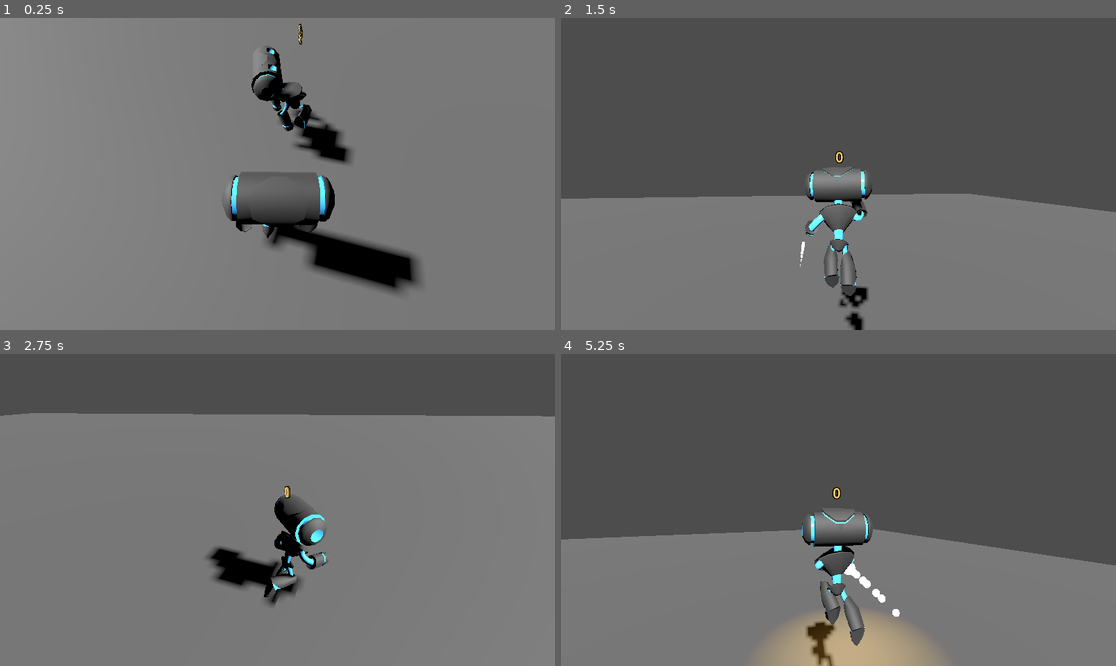
Above: before the commit, frames 1-4 (two rows, left to right).
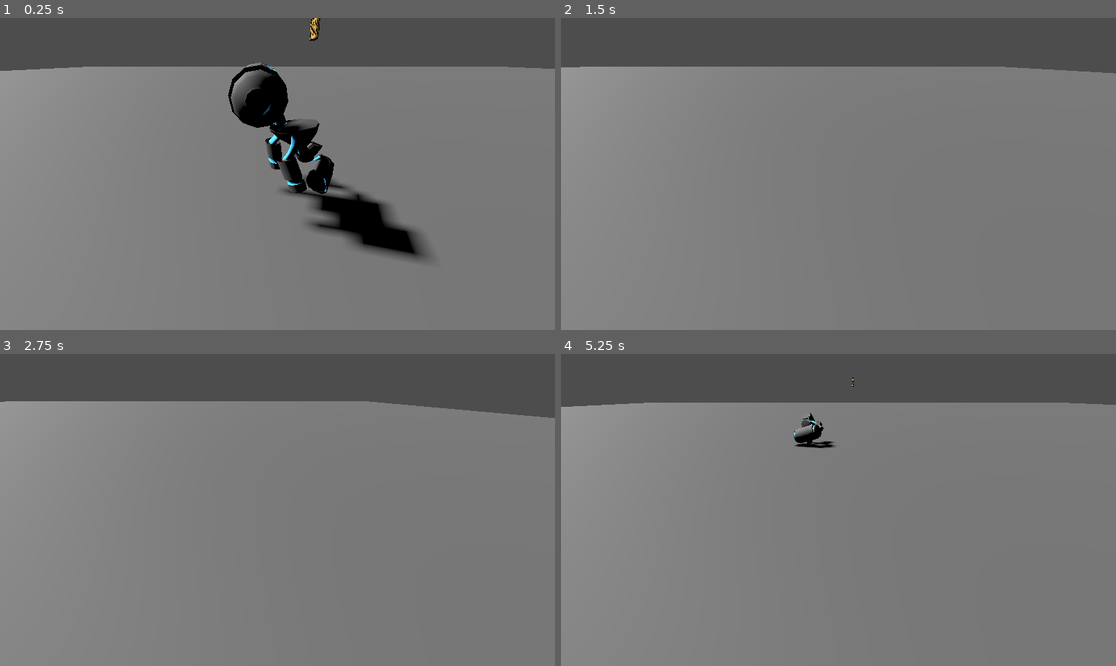
Above: after the commit, the same moments.

Repository: ambiguousname/bigmode-2025
Game: Godot game, scene res://ragdoll_test.tscn
Two runs of this game, one before a commit and one after it. Both use one fixed random seed, a clock stepped at 60 frames per second and the inputs below.
Inputs (mouse positions are in pixels of both pictures, inside the frame that each line leads up to):
- Up to frame 1 (0.25 s): no input
- Up to frame 2 (1.5 s): move the mouse to (960, 158) at 0.52 s; press the mouse at (960, 158) at 0.53 s; hold D (move_right) 0.53-1.28 s; tap Space (jump) at 0.77, 0.8, 1.07, 1.35 s; move the mouse to (727, 189) at 1.27 s; release the mouse at (727, 189) at 1.28 s; hold S (move_back) from 1.28 s (still down)
- Up to frame 3 (2.75 s): tap Space (jump) at 1.52, 1.82, 2.3 s; click (166, 525) at 1.55 s; move the mouse to (333, 441) at 2.02 s; release S (move_back) at 2.03 s; press the mouse at (333, 441) at 2.03 s; hold D (move_right) from 2.03 s (still down)
- Up to frame 4 (5.25 s): move the mouse to (810, 572) at 2.77 s; release D (move_right) at 2.78 s; release the mouse at (810, 572) at 2.78 s; hold W (move_forward) 2.78-3.53 s; click (810, 572) at 2.85 s; tap Space (jump) at 3.02, 3.32, 4.52, 4.82 s; move the mouse to (1005, 556) at 3.52 s; hold Space (jump) 3.53-4.28 s; hold A (move_left) 3.53-5.03 s; move the mouse to (672, 463) at 4.27 s; click (672, 463) at 4.35 s; move the mouse to (866, 510) at 5.02 s; press the mouse at (866, 510) at 5.03 s; hold S (move_back) from 5.03 s (still down)

The runs differ from the first frame. In frame 1, 27% of the frame differs, in the area x 0-100%, y 0-89%; in frame 2, 43%; in frame 3, 6.5%; in frame 4, 49%, in the area x 0-100%, y 7-100%.

Commit message:
Started on FPS controls

Diff:
--- /dev/null
+++ b/fps_camera.gd
@@ -0,0 +1,4 @@
+extends Camera3D
+
+func _input(event: InputEvent) -> void:
+	pass
--- a/player/player.gd
+++ b/player/player.gd
@@ -31,172 +31,15 @@
 @onready var gravity: Vector3 = ProjectSettings.get_setting("physics/3d/default_gravity") * \
 		ProjectSettings.get_setting("physics/3d/default_gravity_vector")
 
-@onready var _camera := $Target/Camera3D as Camera3D
-@onready var _animation_tree := $AnimationTree as AnimationTree
+@onready var _camera := $Camera3D as Camera3D
 
 
-func _physics_process(delta):
-	if Input.is_action_pressed("reset_position") or global_position.y < -12:
-		# Player hit the reset button or fell off the map.
-		position = initial_position
-		velocity = Vector3.ZERO
+func _physics_process(delta: float) -> void:
+	var move_dir_vec2 = Input.get_vector(&"move_left", &"move_right", &"move_forward", &"move_back")
 
-	# Update coin count and its "parallax" copies.
-	# This gives text a pseudo-3D appearance while still using Label3D instead of the more limited TextMesh.
-	%CoinCount.text = str(coins)
-	%CoinCount.get_node("Parallax").text = str(coins)
-	%CoinCount.get_node("Parallax2").text = str(coins)
-	%CoinCount.get_node("Parallax3").text = str(coins)
-	%CoinCount.get_node("Parallax4").text = str(coins)
+	var move_dir = _camera.global_basis * Vector3(move_dir_vec2.x, 0, move_dir_vec2.y);
+	move_dir.y = 0;
+	move_dir = move_dir.normalized();
 
-	velocity += gravity * delta
-
-	var anim := _Anim.FLOOR
-
-	var vertical_velocity := velocity.y
-	var horizontal_velocity := Vector3(velocity.x, 0, velocity.z)
-
-	var horizontal_direction := horizontal_velocity.normalized()
-	var horizontal_speed := horizontal_velocity.length()
-
-	# Player input.
-	var cam_basis := _camera.get_global_transform().basis
-	var movement_vec2 := Input.get_vector(&"move_left", &"move_right", &"move_forward", &"move_back")
-	var movement_direction := cam_basis * Vector3(movement_vec2.x, 0, movement_vec2.y)
-	movement_direction.y = 0
-	movement_direction = movement_direction.normalized()
-
-	var jump_attempt := Input.is_action_pressed(&"jump")
-	var shoot_attempt := Input.is_action_pressed(&"shoot")
-
-	if is_on_floor():
-		var sharp_turn := horizontal_speed > 0.1 and \
-				acos(movement_direction.dot(horizontal_direction)) > SHARP_TURN_THRESHOLD
-
-		if movement_direction.length() > 0.1 and not sharp_turn:
-			if horizontal_speed > 0.001:
-				horizontal_direction = adjust_facing(
-					horizontal_direction,
-					movement_direction,
-					delta,
-					1.0 / horizontal_speed * TURN_SPEED,
-					Vector3.UP
-				)
-			else:
-				horizontal_direction = movement_direction
-
-			if horizontal_speed < MAX_SPEED:
-				horizontal_speed += ACCEL * delta
-		else:
-			horizontal_speed -= DEACCEL * delta
-			if horizontal_speed < 0:
-				horizontal_speed = 0
-
-		horizontal_velocity = horizontal_direction * horizontal_speed
-
-		var mesh_xform := ($Player/Skeleton as Node3D).get_transform()
-		var facing_mesh := -mesh_xform.basis[0].normalized()
-		facing_mesh = (facing_mesh - Vector3.UP * facing_mesh.dot(Vector3.UP)).normalized()
-
-		if horizontal_speed > 0:
-			facing_mesh = adjust_facing(
-				facing_mesh,
-				movement_direction,
-				delta,
-				1.0 / horizontal_speed * TURN_SPEED,
-				Vector3.UP
-			)
-		var m3 := Basis(
-			-facing_mesh,
-			Vector3.UP,
-			-facing_mesh.cross(Vector3.UP).normalized()
-		).scaled(CHAR_SCALE)
-
-		$Player/Skeleton.set_transform(Transform3D(m3, mesh_xform.origin))
-
-		if not jumping and jump_attempt:
-			vertical_velocity = JUMP_VELOCITY
-			jumping = true
-			$SoundJump.play()
-
-	else:
-		anim = _Anim.AIR
-
-		if movement_direction.length() > 0.1:
-			horizontal_velocity += movement_direction * (ACCEL * AIR_ACCEL_FACTOR * delta)
-			if horizontal_velocity.length() > MAX_SPEED:
-				horizontal_velocity = horizontal_velocity.normalized() * MAX_SPEED
-		elif AIR_IDLE_DEACCEL:
-			horizontal_speed = horizontal_speed - (DEACCEL * AIR_ACCEL_FACTOR * delta)
-			if horizontal_speed < 0:
-				horizontal_speed = 0
-			horizontal_velocity = horizontal_direction * horizontal_speed
-
-		if Input.is_action_just_released("jump") and velocity.y > 0.0:
-			# Reduce jump height if releasing the jump key before reaching the apex.
-			vertical_velocity *= 0.7
-
-	if jumping and vertical_velocity < 0:
-		jumping = false
-
-	velocity = horizontal_velocity + Vector3.UP * vertical_velocity
-
-	if is_on_floor():
-		movement_dir = velocity
-
-	move_and_slide()
-
-	if shoot_blend > 0:
-		shoot_blend *= 0.97
-		if (shoot_blend < 0):
-			shoot_blend = 0
-
-	if shoot_attempt and not prev_shoot:
-		shoot_blend = SHOOT_TIME
-		var bullet := preload("res://player/bullet/bullet.tscn").instantiate() as Bullet
-		bullet.set_transform($Player/Skeleton/Bullet.get_global_transform().orthonormalized())
-		get_parent().add_child(bullet)
-		bullet.set_linear_velocity(
-			$Player/Skeleton/Bullet.get_global_transform().basis[2].normalized() * BULLET_SPEED
-		)
-		bullet.add_collision_exception_with(self)
-		$SoundShoot.play()
-
-	prev_shoot = shoot_attempt
-
-	if is_on_floor():
-		# How much the player should be blending between the "idle" and "walk/run" animations.
-		_animation_tree[&"parameters/run/blend_amount"] = horizontal_speed / MAX_SPEED
-
-		# How much the player should be running (as opposed to walking). 0.0 = fully walking, 1.0 = fully running.
-		_animation_tree[&"parameters/speed/blend_amount"] = minf(1.0, horizontal_speed / (MAX_SPEED * 0.5))
-
-	_animation_tree[&"parameters/state/blend_amount"] = anim
-	_animation_tree[&"parameters/air_dir/blend_amount"] = clampf(-velocity.y / 4 + 0.5, 0, 1)
-	_animation_tree[&"parameters/gun/blend_amount"] = minf(shoot_blend, 1.0)
-
-
-func adjust_facing(facing: Vector3, target: Vector3, step: float, adjust_rate: float, \
-		current_gn: Vector3) -> Vector3:
-	var normal := target
-	var t := normal.cross(current_gn).normalized()
-
-	var x := normal.dot(facing)
-	var y := t.dot(facing)
-
-	var ang := atan2(y,x)
-
-	if absf(ang) < 0.001:
-		return facing
-
-	var s := signf(ang)
-	ang = ang * s
-	var turn := ang * adjust_rate * step
-	var a: float
-	if ang < turn:
-		a = ang
-	else:
-		a = turn
-	ang = (ang - a) * s
-
-	return (normal * cos(ang) + t * sin(ang)) * facing.length()
+	velocity = move_dir * 20;
+	move_and_slide();
--- a/player/player.tscn
+++ b/player/player.tscn
@@ -1,105 +1,21 @@
-[gd_scene load_steps=28 format=3 uid="uid://cc4idhykjp5f5"]
+[gd_scene load_steps=4 format=3 uid="uid://cc4idhykjp5f5"]
 
 [ext_resource type="Script" path="res://player/player.gd" id="1"]
-[ext_resource type="Script" path="res://player/follow_camera.gd" id="2"]
-[ext_resource type="PackedScene" uid="uid://yd1e7ai2k5cr" path="res://player/player.glb" id="3_uccbe"]
-[ext_resource type="Texture2D" uid="uid://kujhqacj3v72" path="res://player/controls/osb_up.webp" id="4_lmv6w"]
-[ext_resource type="Texture2D" uid="uid://68sox6egj4j7" path="res://player/controls/osb_down.webp" id="5_4oxdy"]
-[ext_resource type="Texture2D" uid="uid://r6qxvqi0unib" path="res://player/controls/osb_left.webp" id="6_k2dm4"]
-[ext_resource type="AudioStream" uid="uid://cdx3i7hr2acow" path="res://player/sound_shoot.wav" id="7"]
-[ext_resource type="Texture2D" uid="uid://bw76q621n8fie" path="res://player/controls/osb_right.webp" id="7_yth2f"]
-[ext_resource type="AudioStream" uid="uid://bplqk77bffdxr" path="res://player/sound_jump.wav" id="8"]
+[ext_resource type="Script" path="res://fps_camera.gd" id="2_lf157"]
 
 [sub_resource type="CapsuleShape3D" id="1"]
 radius = 0.4
 height = 2.1
 
-[sub_resource type="AnimationNodeAnimation" id="13"]
-animation = &"run"
-
-[sub_resource type="AnimationNodeAnimation" id="14"]
-animation = &"jump"
-
-[sub_resource type="AnimationNodeAnimation" id="15"]
-animation = &"falling"
-
-[sub_resource type="AnimationNodeAnimation" id="16"]
-animation = &"shooting_standing"
-
-[sub_resource type="AnimationNodeAnimation" id="AnimationNodeAnimation_jij26"]
-animation = &"walk"
-
-[sub_resource type="AnimationNodeAnimation" id="17"]
-animation = &"idle"
-
-[sub_resource type="AnimationNodeBlend2" id="18"]
-
-[sub_resource type="AnimationNodeBlend2" id="19"]
-filter_enabled = true
-filters = ["Skeleton/Skeleton3D:MASTER", "Skeleton/Skeleton3D:chest", "Skeleton/Skeleton3D:head", "Skeleton/Skeleton3D:headtracker", "Skeleton/Skeleton3D:hip", "Skeleton/Skeleton3D:l-arm", "Skeleton/Skeleton3D:l-forearm", "Skeleton/Skeleton3D:r-arm", "Skeleton/Skeleton3D:r-forearm", "Skeleton/Skeleton3D:vent", "Skeleton/Skeleton3D:waist"]
-
-[sub_resource type="AnimationNodeBlend2" id="22"]
-
-[sub_resource type="AnimationNodeTimeScale" id="20"]
-
-[sub_resource type="AnimationNodeBlend2" id="AnimationNodeBlend2_lxtyk"]
-
-[sub_resource type="AnimationNodeBlend2" id="AnimationNodeBlend2_bivc5"]
-
-[sub_resource type="AnimationNodeBlendTree" id="23"]
-graph_offset = Vector2(-221.364, -194.029)
-nodes/Animation/node = SubResource("17")
-nodes/Animation/position = Vector2(-260, -400)
-"nodes/Animation 2/node" = SubResource("13")
-"nodes/Animation 2/position" = Vector2(-260, -160)
-"nodes/Animation 3/node" = SubResource("14")
-"nodes/Animation 3/position" = Vector2(-260, -40)
-"nodes/Animation 4/node" = SubResource("15")
-"nodes/Animation 4/position" = Vector2(-260, 80)
-"nodes/Animation 5/node" = SubResource("16")
-"nodes/Animation 5/position" = Vector2(-260, 200)
-"nodes/Animation 6/node" = SubResource("AnimationNodeAnimation_jij26")
-"nodes/Animation 6/position" = Vector2(-260, -280)
-nodes/air_dir/node = SubResource("18")
-nodes/air_dir/position = Vector2(110, 20)
-nodes/gun/node = SubResource("19")
-nodes/gun/position = Vector2(680, 140)
-nodes/output/position = Vector2(880, 140)
-nodes/run/node = SubResource("22")
-nodes/run/position = Vector2(80, -260)
-nodes/scale/node = SubResource("20")
-nodes/scale/position = Vector2(260, -120)
-nodes/speed/node = SubResource("AnimationNodeBlend2_lxtyk")
-nodes/speed/position = Vector2(-80, -200)
-nodes/state/node = SubResource("AnimationNodeBlend2_bivc5")
-nodes/state/position = Vector2(460, 10)
-node_connections = [&"air_dir", 0, &"Animation 3", &"air_dir", 1, &"Animation 4", &"gun", 0, &"state", &"gun", 1, &"Animation 5", &"output", 0, &"gun", &"run", 0, &"Animation", &"run", 1, &"speed", &"scale", 0, &"run", &"speed", 0, &"Animation 6", &"speed", 1, &"Animation 2", &"state", 0, &"scale", &"state", 1, &"air_dir"]
-
-[sub_resource type="AudioStreamRandomizer" id="AudioStreamRandomizer_basvh"]
-random_pitch = 1.03
-streams_count = 1
-stream_0/stream = ExtResource("7")
-stream_0/weight = 1.0
-
-[sub_resource type="AudioStreamRandomizer" id="AudioStreamRandomizer_axa7i"]
-random_pitch = 1.03
-streams_count = 1
-stream_0/stream = ExtResource("8")
-stream_0/weight = 1.0
-
-[sub_resource type="Gradient" id="Gradient_p2tu5"]
-interpolation_mode = 2
-offsets = PackedFloat32Array(0.2, 1)
-colors = PackedColorArray(0, 0, 0, 1, 0, 0, 0, 0)
-
-[sub_resource type="GradientTexture2D" id="GradientTexture2D_kvc1x"]
-gradient = SubResource("Gradient_p2tu5")
-fill = 1
-fill_from = Vector2(0.5, 0.5)
-fill_to = Vector2(0.5, 0.01)
-
 [node name="Player" type="CharacterBody3D"]
 script = ExtResource("1")
+
+[node name="Camera3D" type="Camera3D" parent="."]
+transform = Transform3D(1, 0, 0, 0, 0.871263, 0.490817, 0, -0.490817, 0.871263, 0, 1.595, 0)
+current = true
+fov = 74.0
+near = 0.1
+script = ExtResource("2_lf157")
 
 [node name="CollisionCapsule" type="CollisionShape3D" parent="."]
 transform = Transform3D(1, 0, 0, 0, 1, 0, 0, 0, 1, 0, 1.05, 0)
@@ -107,126 +23,3 @@
 
 [node name="Target" type="Node3D" parent="."]
 transform = Transform3D(1, 0, 0, 0, 1, 0, 0, 0, 1, 0, 1.95244, 0)
-
-[node name="Camera3D" type="Camera3D" parent="Target"]
-transform = Transform3D(1, 0, 0, 0, 0.871263, 0.490817, 0, -0.490817, 0.871263, 0, 2.59805, 1.25672)
-current = true
-fov = 74.0
-near = 0.1
-script = ExtResource("2")
-
-[node name="Player" parent="." instance=ExtResource("3_uccbe")]
-
-[node name="Skeleton3D" parent="Player/Skeleton" index="0"]
-bones/13/rotation = Quaternion(-0.000357303, 0.998602, 0.0504822, -0.0156872)
-
-[node name="Robot" parent="Player/Skeleton/Skeleton3D" index="0"]
-layers = 2
-
-[node name="Bullet" type="Marker3D" parent="Player/Skeleton" index="1"]
-transform = Transform3D(1, 0, 0, 0, 1, 0, 0, 0, 1, -1.94071, 3.6408, 3.3802)
-
-[node name="CoinCount" type="Label3D" parent="Player/Skeleton" index="2"]
-unique_name_in_owner = true
-transform = Transform3D(-3.33333, 0, -2.91409e-07, 0, 3.33333, 0, 2.91409e-07, 0, -3.33333, 0, 7.51037, 0.531589)
-double_sided = false
-no_depth_test = true
-modulate = Color(1, 0.8, 0.4, 1)
-text = "123"
-font_size = 48
-
-[node name="Parallax" type="Label3D" parent="Player/Skeleton/CoinCount"]
-transform = Transform3D(1, 0, 7.10543e-15, 0, 1, 0, -7.10543e-15, 0, 1, 0, 0, -0.01)
-double_sided = false
-no_depth_test = true
-modulate = Color(0.8, 0.64, 0.32, 1)
-text = "123"
-font_size = 48
-
-[node name="Parallax2" type="Label3D" parent="Player/Skeleton/CoinCount"]
-transform = Transform3D(1, 0, 7.10543e-15, 0, 1, 0, -7.10543e-15, 0, 1, 0, 0, -0.02)
-double_sided = false
-no_depth_test = true
-modulate = Color(0.6, 0.48, 0.24, 1)
-text = "123"
-font_size = 48
-
-[node name="Parallax3" type="Label3D" parent="Player/Skeleton/CoinCount"]
-transform = Transform3D(1, 0, 7.10543e-15, 0, 1, 0, -7.10543e-15, 0, 1, 0, 0, -0.03)
-double_sided = false
-no_depth_test = true
-modulate = Color(0.4, 0.318667, 0.156, 1)
-text = "123"
-font_size = 48
-
-[node name="Parallax4" type="Label3D" parent="Player/Skeleton/CoinCount"]
-transform = Transform3D(1, 0, 7.10543e-15, 0, 1, 0, -7.10543e-15, 0, 1, 0, 0, -0.04)
-double_sided = false
-no_depth_test = true
-modulate = Color(0.2, 0.159333, 0.078, 1)
-text = "123"
-font_size = 48
-
-[node name="AnimationTree" type="AnimationTree" parent="."]
-tree_root = SubResource("23")
-anim_player = NodePath("../Player/AnimationPlayer")
-active = true
-parameters/air_dir/blend_amount = 0.0
-parameters/gun/blend_amount = 0.0
-parameters/run/blend_amount = 0.0
-parameters/scale/scale = 1.5
-parameters/speed/blend_amount = 0
-parameters/state/blend_amount = 0.0
-
-[node name="Forward" type="TouchScreenButton" parent="."]
-visible = false
-position = Vector2(72, 301)
-texture_normal = ExtResource("4_lmv6w")
-texture_pressed = ExtResource("4_lmv6w")
-passby_press = true
-action = "move_forward"
-visibility_mode = 1
-
-[node name="Backward" type="TouchScreenButton" parent="."]
-visible = false
-position = Vector2(72, 365)
-texture_normal = ExtResource("5_4oxdy")
-texture_pressed = ExtResource("5_4oxdy")
-passby_press = true
-action = "move_backwards"
-visibility_mode = 1
-
-[node name="Left" type="TouchScreenButton" parent="."]
-visible = false
-position = Vector2(29, 332)
-texture_normal = ExtResource("6_k2dm4")
-texture_pressed = ExtResource("6_k2dm4")
-passby_press = true
-action = "move_left"
-visibility_mode = 1
-
-[node name="Right" type="TouchScreenButton" parent="."]
-visible = false
-position = Vector2(114, 332)
-texture_normal = ExtResource("7_yth2f")
-texture_pressed = ExtResource("7_yth2f")
-passby_press = true
-action = "move_right"
-visibility_mode = 1
-
-[node name="SoundShoot" type="AudioStreamPlayer" parent="."]
-stream = SubResource("AudioStreamRandomizer_basvh")
-
-[node name="SoundJump" type="AudioStreamPlayer" parent="."]
-stream = SubResource("AudioStreamRandomizer_axa7i")
-volume_db = -6.0
-
-[node name="BlobShadow" type="Decal" parent="."]
-size = Vector3(1.6, 12, 1.6)
-texture_albedo = SubResource("GradientTexture2D_kvc1x")
-albedo_mix = 0.8
-upper_fade = 3.99999
-lower_fade = 1.0
-cull_mask = 1048573
-
-[editable path="Player"]
--- a/ragdoll_test.tscn
+++ b/ragdoll_test.tscn
@@ -404,8 +404,8 @@
 [node name="Physical Bone chest" type="PhysicalBone3D" parent="Skeleton/Skeleton3D/PhysicalBoneSimulator3D"]
 transform = Transform3D(3.33333, 3.34841e-07, 2.78554e-06, 2.79154e-06, -0.0649315, -3.3327, -2.80517e-07, 3.3327, -0.0649315, 0, 3.84343, 0.416192)
 joint_type = 1
-joint_offset = Transform3D(1, 0, 0, 0, 1, 0, 0, 0, 1, -1.57648e-07, -1.01828e-06, 0.187358)
-body_offset = Transform3D(3.33333, -2.50111e-12, 2.80475e-06, 2.80475e-06, 2.84612e-06, -3.33333, 5.68434e-14, 3.33333, 2.84612e-06, 0, 0.624528, 2.86102e-06)
+joint_offset = Transform3D(1, 0, 0, 0, 1, 0, 0, 0, 1, -1.57648e-07, -1.01954e-06, 0.187358)
+body_offset = Transform3D(3.33333, -2.50111e-12, 2.80475e-06, 2.80475e-06, 2.86847e-06, -3.33333, 5.68434e-14, 3.33333, 2.86847e-06, 0, 0.624528, 2.86102e-06)
 bone_name = "chest"
 joint_constraints/bias = 0.3
 joint_constraints/damping = 1.0
@@ -429,10 +429,10 @@
 shape = SubResource("CapsuleShape3D_bhghn")
 
 [node name="Physical Bone r-arm" type="PhysicalBone3D" parent="Skeleton/Skeleton3D/PhysicalBoneSimulator3D"]
-transform = Transform3D(2.19, -1.37859, -2.10107, 1.95056, -0.824634, 2.57418, -1.58441, -2.92071, 0.264924, 1.23561, 3.62911, 0.489046)
-joint_type = 1
-joint_offset = Transform3D(1, 0, 0, 0, 1, 0, 0, 0, 1, 5.32852e-06, -8.57675e-07, 0.140325)
-body_offset = Transform3D(3.33333, 2.26498e-06, -1.78367e-05, -1.79857e-05, -1.3411e-07, -3.33333, -2.86102e-06, 3.33333, -1.49012e-08, -1.52588e-05, 0.467751, 2.86102e-06)
+transform = Transform3D(2.19, -1.37859, -2.10107, 1.95056, -0.824634, 2.57418, -1.58441, -2.92071, 0.264924, 1.2356, 3.62911, 0.489047)
+joint_type = 1
+joint_offset = Transform3D(1, 0, 0, 0, 1, 0, 0, 0, 1, 5.91452e-06, -8.64575e-07, 0.140325)
+body_offset = Transform3D(3.33333, 2.38419e-06, -1.81645e-05, -1.79857e-05, 1.04308e-07, -3.33333, -2.86102e-06, 3.33333, 1.49012e-07, -1.71661e-05, 0.467751, 2.86102e-06)
 bone_name = "r-arm"
 joint_constraints/bias = 0.3
 joint_constraints/damping = 1.0
@@ -445,8 +445,8 @@
 [node name="Physical Bone l-arm" type="PhysicalBone3D" parent="Skeleton/Skeleton3D/PhysicalBoneSimulator3D"]
 transform = Transform3D(2.19, 1.3786, 2.10107, -1.95055, -0.824635, 2.57418, 1.58441, -2.92071, 0.264923, -1.23563, 3.62912, 0.489035)
 joint_type = 1
-joint_offset = Transform3D(1, 0, 0, 0, 1, 0, 0, 0, 1, 2.49284e-06, -2.74183e-07, 0.140327)
-body_offset = Transform3D(3.33333, -1.19209e-07, 1.55419e-05, 1.54674e-05, -3.57628e-07, -3.33333, -1.19209e-07, 3.33333, -2.83122e-07, -1.04904e-05, 0.467758, 9.53674e-07)
+joint_offset = Transform3D(1, 0, 0, 0, 1, 0, 0, 0, 1, 2.49409e-06, -2.76065e-07, 0.140328)
+body_offset = Transform3D(3.33333, 0, 1.55121e-05, 1.54674e-05, -2.98023e-07, -3.33333, -1.19209e-07, 3.33333, -2.38419e-07, -1.04904e-05, 0.467758, 9.53674e-07)
 bone_name = "l-arm"
 joint_constraints/bias = 0.3
 joint_constraints/damping = 1.0
@@ -473,8 +473,8 @@
 [node name="Physical Bone r-leg" type="PhysicalBone3D" parent="Skeleton/Skeleton3D/PhysicalBoneSimulator3D"]
 transform = Transform3D(-3.26516, 0.412626, -0.528776, -0.59976, -0.619802, 3.21982, 0.300254, 3.24911, 0.681368, 0.626687, 0.882577, 0.469338)
 joint_type = 1
-joint_offset = Transform3D(1, 0, 0, 0, 1, 0, 0, 0, 1, -3.08726e-08, -1.06424e-06, 0.21461)
-body_offset = Transform3D(3.33328, -3.8147e-06, 7.14511e-06, 2.31713e-06, -5.96046e-07, -3.33333, 0, 3.33332, -1.01328e-05, -1.43051e-06, 0.715368, 5.72205e-06)
+joint_offset = Transform3D(1, 0, 0, 0, 1, 0, 0, 0, 1, -2.75149e-08, -1.06807e-06, 0.214611)
+body_offset = Transform3D(3.33328, -3.8147e-06, 7.09295e-06, 2.31713e-06, -5.96046e-07, -3.33333, 0, 3.33332, -1.00732e-05, -1.43051e-06, 0.715368, 5.72205e-06)
 bone_name = "r-leg"
 joint_constraints/bias = 0.3
 joint_constraints/damping = 1.0
@@ -487,8 +487,8 @@
 [node name="Physical Bone l-thigh" type="PhysicalBone3D" parent="Skeleton/Skeleton3D/PhysicalBoneSimulator3D"]
 transform = Transform3D(3.21919, 0.180769, 0.845727, -0.769139, -0.891978, 3.11832, 0.395419, -3.20668, -0.819723, -0.431442, 1.87511, 0.536297)
 joint_type = 1
-joint_offset = Transform3D(1, 0, 0, 0, 1, 0, 0, 0, 1, 3.90348e-06, -1.77195e-06, 0.0966961)
-body_offset = Transform3D(3.33328, -8.9407e-08, 3.51667e-06, 3.62843e-06, 1.96695e-06, -3.33333, 5.96046e-08, 3.33332, 1.90735e-06, -1.33514e-05, 0.32232, 5.72205e-06)
+joint_offset = Transform3D(1, 0, 0, 0, 1, 0, 0, 0, 1, 3.90521e-06, -1.77022e-06, 0.0966964)
+body_offset = Transform3D(3.33328, -8.9407e-08, 3.45707e-06, 3.62843e-06, 1.96695e-06, -3.33333, 5.96046e-08, 3.33332, 1.84774e-06, -1.33514e-05, 0.322321, 5.72205e-06)
 bone_name = "l-thigh"
 joint_constraints/bias = 0.3
 joint_constraints/damping = 1.0
@@ -499,10 +499,10 @@
 shape = SubResource("CapsuleShape3D_4n0nl")
 
 [node name="Physical Bone l-leg" type="PhysicalBone3D" parent="Skeleton/Skeleton3D/PhysicalBoneSimulator3D"]
-transform = Transform3D(-3.26516, -0.412638, 0.528767, 0.599756, -0.619821, 3.21982, -0.300264, 3.2491, 0.681389, -0.626681, 0.882586, 0.469321)
-joint_type = 1
-joint_offset = Transform3D(1, 0, 0, 0, 1, 0, 0, 0, 1, 3.20434e-07, 4.24124e-06, 0.214609)
-body_offset = Transform3D(3.33328, 2.83122e-06, -4.97699e-06, -2.94298e-07, -4.76837e-07, -3.33333, 8.64267e-07, 3.33332, -8.10623e-06, 0, 0.715364, -1.23978e-05)
+transform = Transform3D(-3.26516, -0.412638, 0.528767, 0.599756, -0.619821, 3.21982, -0.300264, 3.2491, 0.681388, -0.626681, 0.882587, 0.469321)
+joint_type = 1
+joint_offset = Transform3D(1, 0, 0, 0, 1, 0, 0, 0, 1, 3.23552e-07, 4.24892e-06, 0.214609)
+body_offset = Transform3D(3.33328, 2.77162e-06, -5.02542e-06, -2.45869e-07, -6.55651e-07, -3.33333, 9.23872e-07, 3.33332, -8.22544e-06, 0, 0.715364, -1.23978e-05)
 bone_name = "l-leg"
 joint_constraints/bias = 0.3
 joint_constraints/damping = 1.0
